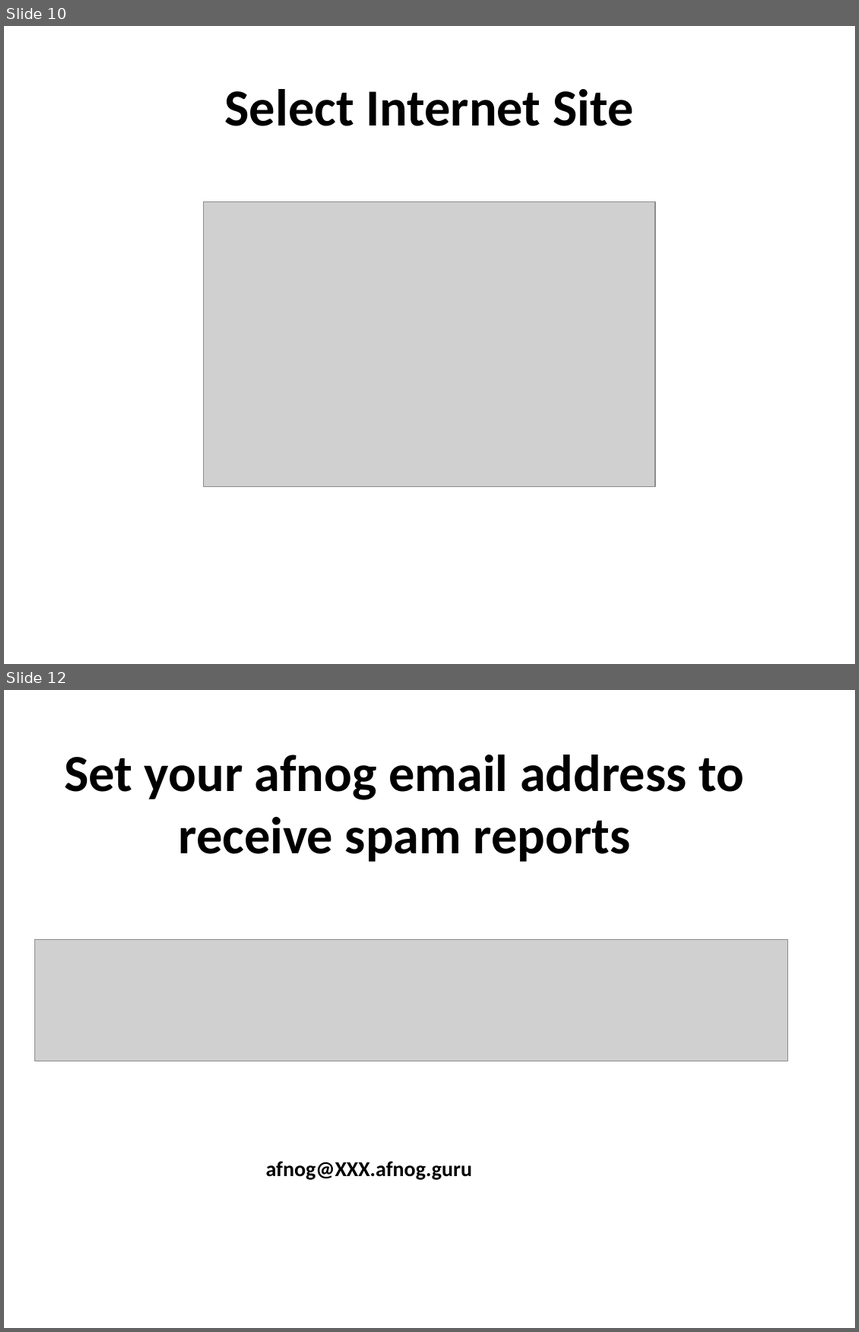
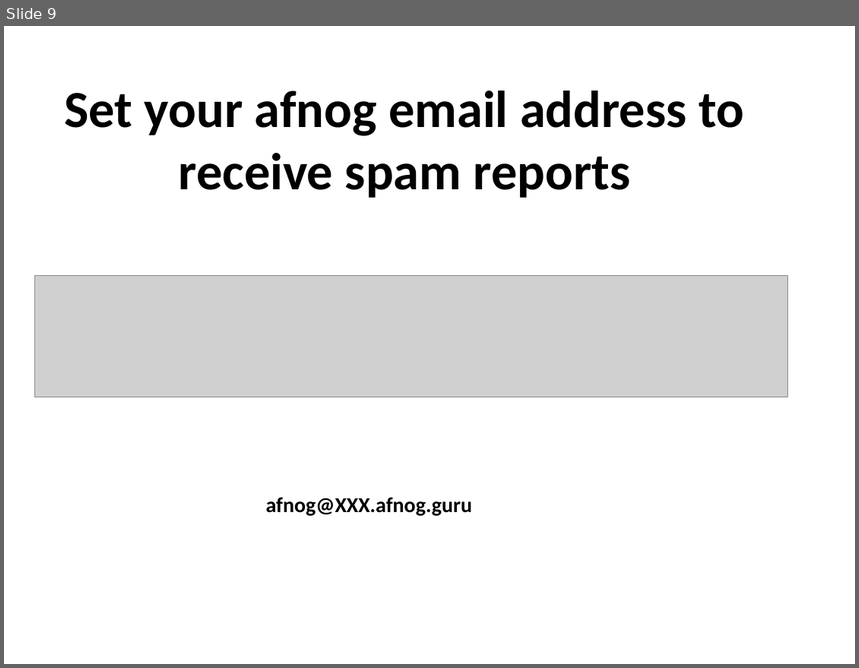
Before and after one commit to afnog/afnog.github.io, a slide deck: sse/postfix/mailgateway-pt2.pptx. Shown one above the other, each under a label of ours: slides 10 and 12 before the commit, slide 9 after it; the slides between them are not shown. The pictures are 859x1332 and 859x668 pixels, drawn with LibreOffice and Linux fonts; fonts in the diff are those of the drawing; grey boxes stand for pictures. Boxes give left, top, right and bottom in pixels: in the first picture for what was removed or moved away, otherwise in the second. Text is boxed around its words. In the diff, an @@ line names an element or a change of style, - is before the commit and + after.

```diff
--- a/sse/postfix/mailgateway-pt2.pptx
+++ b/sse/postfix/mailgateway-pt2.pptx
@@ slide 10 removed at (x1=4, y1=26, x2=855, y2=664), background #FFFFFF @@
@@ title removed at (x1=225, y1=89, x2=633, y2=126) @@
-Select Internet Site
@@ picture removed at (x1=204, y1=202, x2=656, y2=487) @@
@@ what was slide 12 is now slide 9 @@
```
Also in this commit, not shown: 1 slide added, 3 other slides removed.
